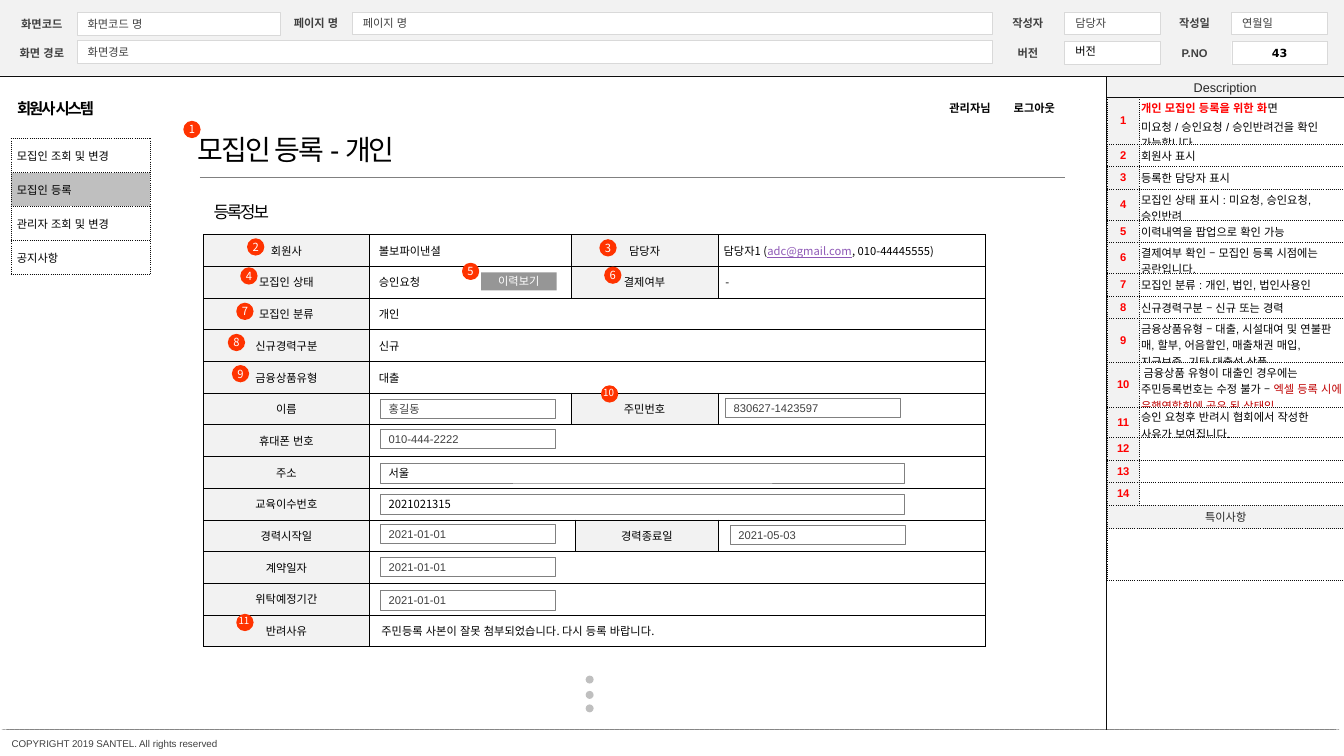
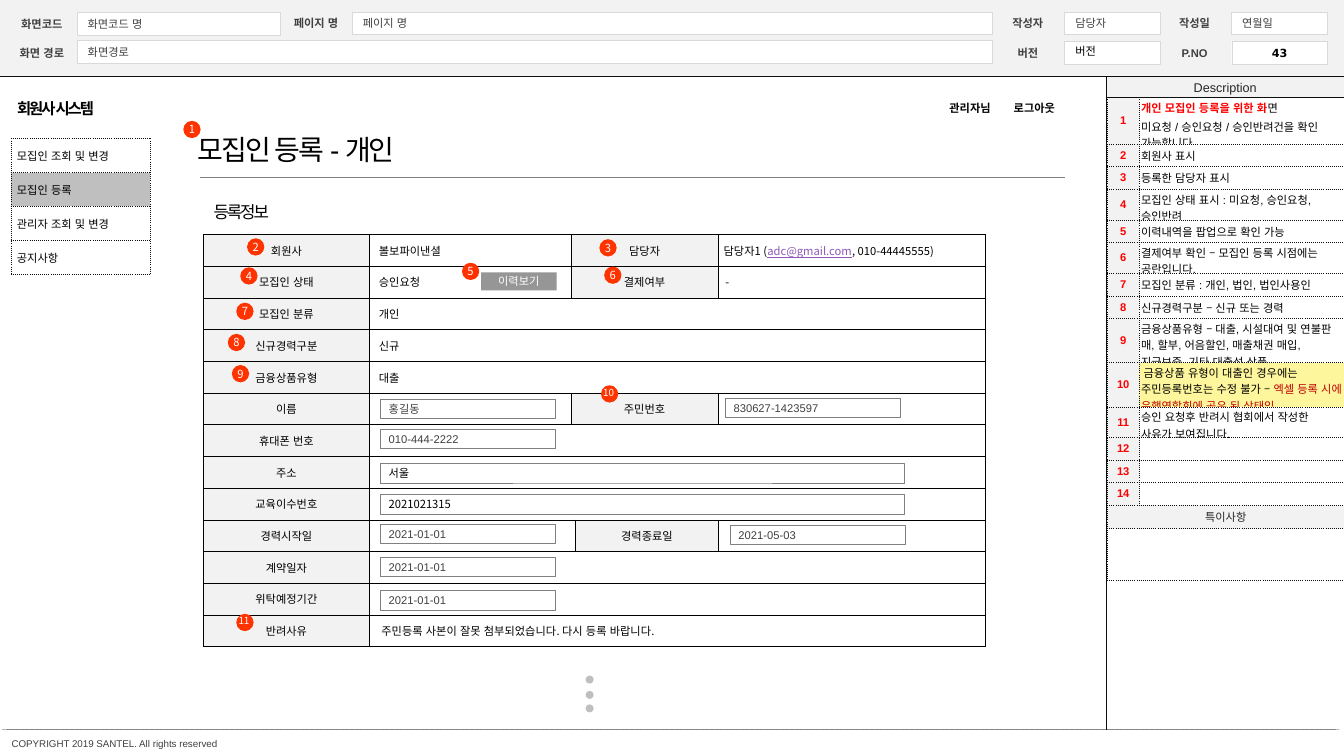
Before and after one commit to leebyungkwon/loans, a slide deck: slide 43 of src/main/document/리스할부모집인관리시스템_스토리보드_20210430_샌텔 수정사항.pptx. Drawn at 1344x756 pixels with LibreOffice and Linux fonts; fonts in the diff are those of the drawing. Boxes give left, top, right and bottom in pixels: in the first picture for what was removed or moved away, otherwise in the second. Text is boxed around its words. In the diff, an @@ line names an element or a change of style, - is before the commit and + after.

```diff
--- a/src/main/document/리스할부모집인관리시스템_스토리보드_20210430_샌텔 수정사항.pptx
+++ b/src/main/document/리스할부모집인관리시스템_스토리보드_20210430_샌텔 수정사항.pptx
@@ table at box(1108, 98, 1344, 582) @@
@@ fill #FFFFFF to #FDF69C in row 10, column 2 @@
```
Also in this commit, not shown: 3 other files.
